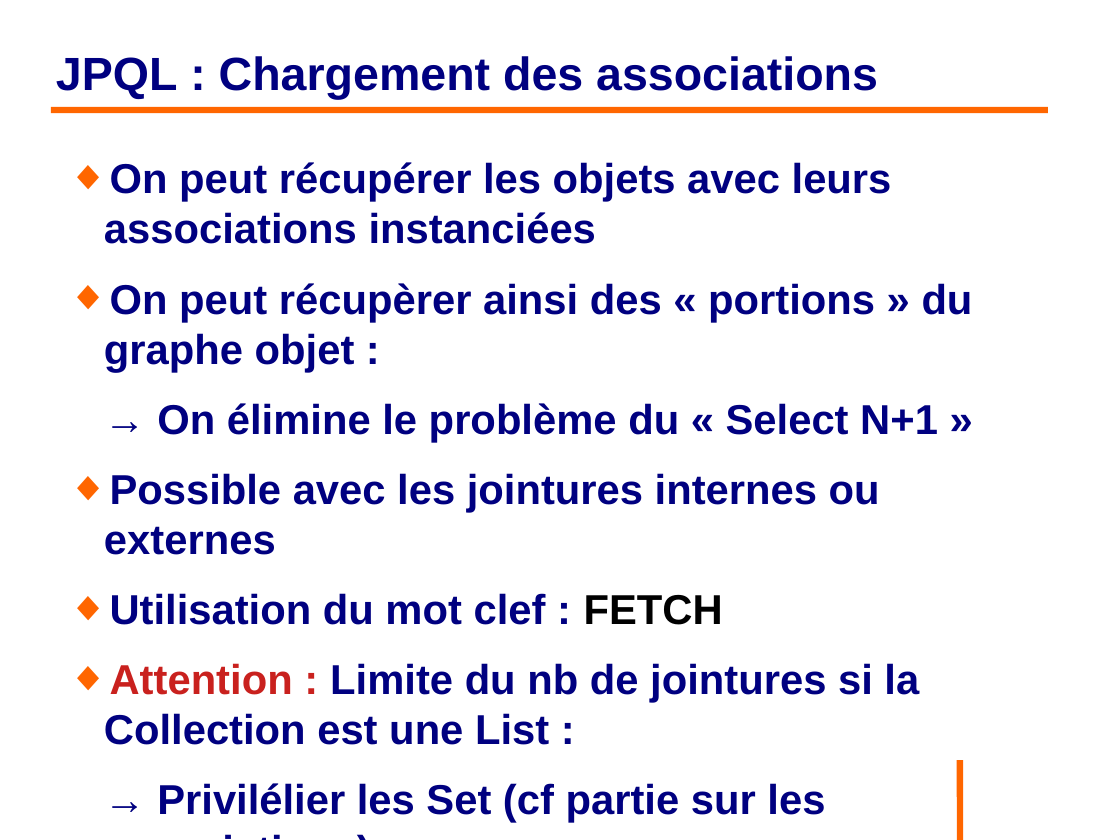
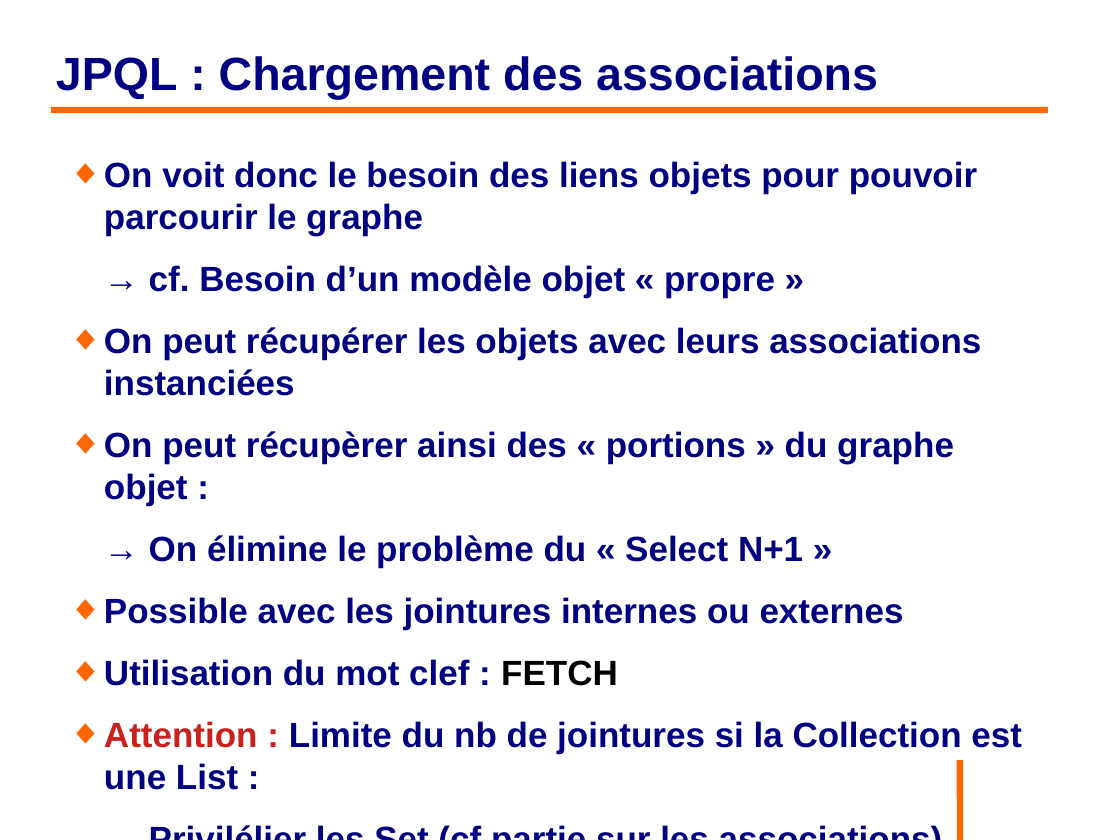
Before and after one commit to philphils/formation-hibernate-basique, a slide deck: slide 132 of Documentation/diapo_formation_hibernate.odp. Drawn at 1120x840 pixels with LibreOffice and Linux fonts; fonts in the diff are those of the drawing; background and template pictures are left out. Boxes give left, top, right and bottom in pixels: in the first picture for what was removed or moved away, otherwise in the second. Text is boxed around its words. In the diff, an @@ line names an element or a change of style, - is before the commit and + after.

```diff
--- a/Documentation/diapo_formation_hibernate.odp
+++ b/Documentation/diapo_formation_hibernate.odp
@@ text at [104,161,977,297]: paragraphs added @@
+◆ On voit donc le besoin des liens objets pour pouvoir parcourir le graphe
+→ cf. Besoin d’un modèle objet « propre »
@@ text at [104,327,1022,790]: size 29.6 to 24.8 pt in "On peut récupérer les objets avec leurs ...", "On peut récupèrer ainsi des « portions ...", "→ On élimine le problème du « ...", "Possible avec les jointures internes ou externes" and 3 more places @@
```
Also in this commit, not shown: 6 other slides changed.
